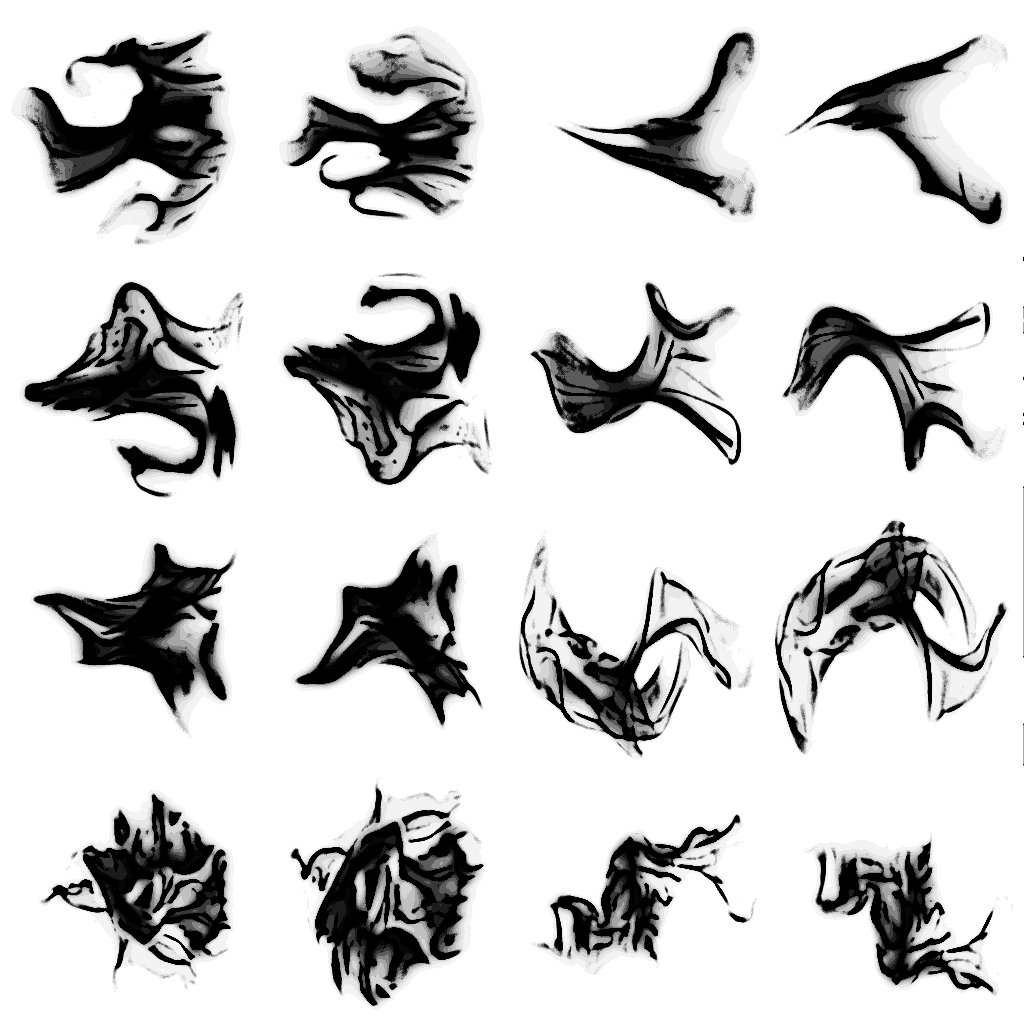
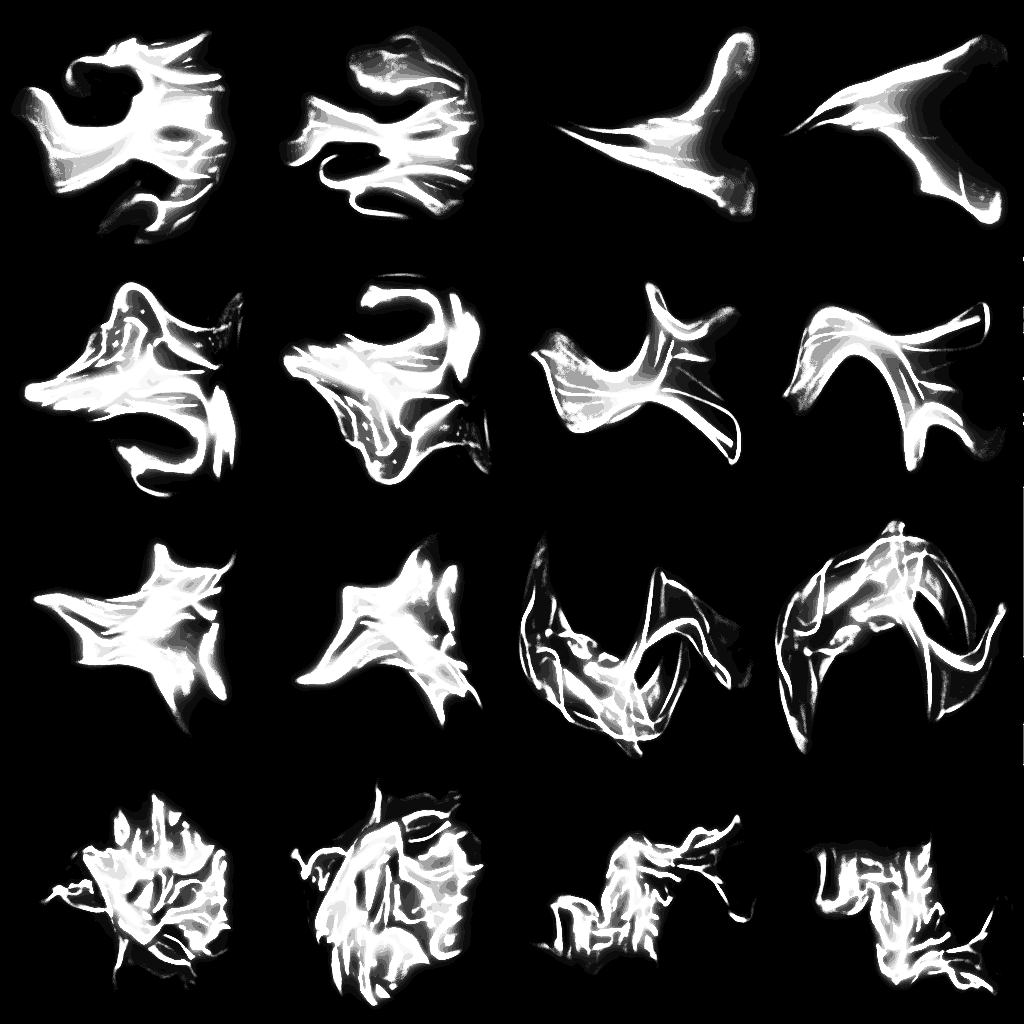
The second 1024 × 1024 image is a revision of the first. Changes to its layers:
pixels changed over [0,0,1024,1024] (layer not identified)
